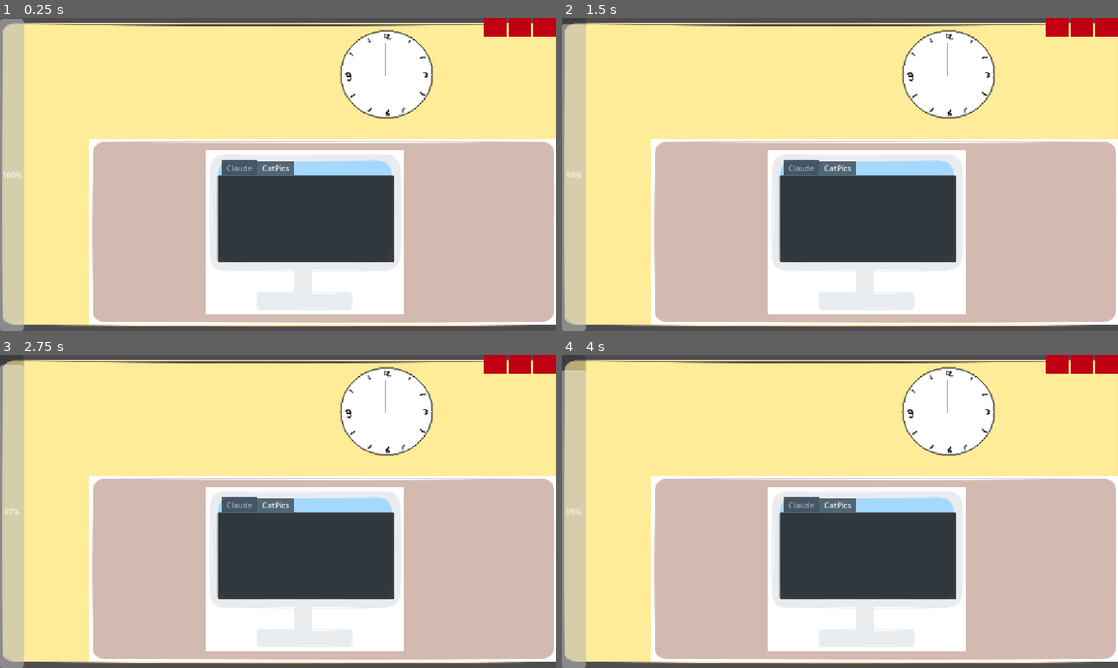
Above: before the commit, frames 1-4 (two rows, left to right).
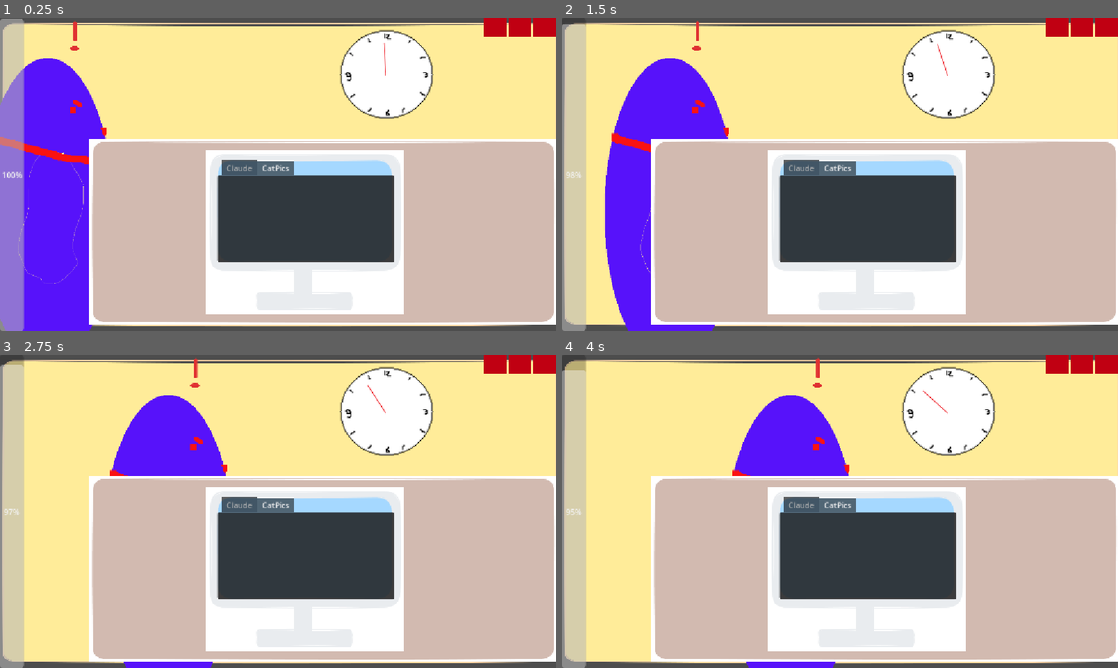
Above: after the commit, the same moments.

Repository: natleahh/gmtk-jam-2026
Game: Godot game, scene res://prototypes/ADHDHell/main.tscn
Two runs of this game, one before a commit and one after it. Both use one fixed random seed, a clock stepped at 60 frames per second and the inputs below. The project has no main scene, so this scene is started directly.
Inputs (mouse positions are in pixels of both pictures, inside the frame that each line leads up to):
- Up to frame 1 (0.25 s): no input
- Up to frame 2 (1.5 s): move the mouse to (962, 158) at 0.52 s; move the mouse to (728, 190) at 1.27 s
- Up to frame 3 (2.75 s): move the mouse to (333, 442) at 2.02 s
- Up to frame 4 (4 s): move the mouse to (812, 574) at 2.77 s; move the mouse to (1006, 558) at 3.52 s

The runs differ from the first frame. In frame 1, 14% of the frame differs, in the area x 0-70%, y 0-100%; in frame 2, 8.7%; in frame 3, 4.3%; in frame 4, 4.3%.
Error before the commit: Attempt to call function 'update_clock' in base 'null instance' on a null instance. (res://prototypes/ADHDHell/main.gd:12)
Error after the commit: Cannot call method 'start' on a null value. (res://prototypes/ADHDHell/boss.gd:43)

Commit message:
Add Initial boss logic
Co-authored-by: Lily <1368025+Lily418@users.noreply.github.com>

Diff:
--- /dev/null
+++ b/prototypes/ADHDHell/boss.gd
@@ -0,0 +1,43 @@
+extends Node2D
+
+@export_range(-1, 1, 0.1) var initial_velocity: float
+
+@export var patrol_follow: PathFollow2D
+@export var boss_patrolling_sprite: AnimatedSprite2D
+@export var patrol_timer: Timer
+
+var velocity: float
+
+func _ready() -> void:
+	velocity = initial_velocity
+	boss_patrolling_sprite.animation = "walk"
+	set_random_wait_time()
+
+	for i in 100:
+		print(randfn(5, 2.0) + 1)
+
+func _process(delta: float) -> void:
+	# Progressing Logic
+	var next_position: float = patrol_follow.progress_ratio + velocity
+	if next_position < 0 or next_position > 1:
+		velocity *= -1
+
+	patrol_follow.progress_ratio += velocity * delta
+
+	# Sprite Logic
+	boss_patrolling_sprite.flip_h = velocity > 0
+
+func _on_timer_timeout() -> void:
+	print("timer")
+	boss_patrolling_sprite.play("glare")
+	velocity = 0
+
+
+func _on_boss_patrolling_sprite_animation_finished() -> void:
+	if boss_patrolling_sprite.animation == "glare":
+		boss_patrolling_sprite.animation = "walk"
+		velocity = initial_velocity * (1 if randi_range(0, 1) == 1 else -1)
+		set_random_wait_time()
+
+func set_random_wait_time() -> void:
+	patrol_timer.start(randfn(5, 2) + 0.5)
--- /dev/null
+++ b/prototypes/ADHDHell/boss/boss.tscn
@@ -0,0 +1,58 @@
+[gd_scene format=3 uid="uid://br7aiyq58itld"]
+
+[ext_resource type="Script" uid="uid://drq8rlnurvmxq" path="res://prototypes/ADHDHell/boss.gd" id="1_6n03a"]
+[ext_resource type="Texture2D" uid="uid://0415e7pkjtc6" path="res://prototypes/ADHDHell/boss/boss-forward.png" id="2_3wusa"]
+[ext_resource type="Texture2D" uid="uid://eoesfrgmoarr" path="res://prototypes/ADHDHell/boss/boss-alert.png" id="2_oftmp"]
+[ext_resource type="Texture2D" uid="uid://bnlhvuv0qrwwa" path="res://prototypes/ADHDHell/boss/boss-side.png" id="3_oftmp"]
+
+[sub_resource type="Curve2D" id="Curve2D_w2pej"]
+_data = {
+"points": PackedVector2Array(0, 0, 0, 0, 100, 400, 0, 0, 0, 0, 1100, 400)
+}
+point_count = 2
+
+[sub_resource type="SpriteFrames" id="SpriteFrames_15pk6"]
+animations = [{
+"frames": [{
+"duration": 1.0,
+"texture": ExtResource("2_3wusa")
+}],
+"loop": 0,
+"name": &"glare",
+"speed": 1.0
+}, {
+"frames": [{
+"duration": 1.0,
+"texture": ExtResource("3_oftmp")
+}],
+"loop": 1,
+"name": &"walk",
+"speed": 5.0
+}]
+
+[node name="Boss" type="Node2D" unique_id=856368287 node_paths=PackedStringArray("patrol_follow", "boss_patrolling_sprite")]
+script = ExtResource("1_6n03a")
+initial_velocity = 0.10000000000000007
+patrol_follow = NodePath("PatrolPath/PatrolFollow")
+boss_patrolling_sprite = NodePath("PatrolPath/PatrolFollow/BossPatrollingSprite")
+
+[node name="PatrolPath" type="Path2D" parent="." unique_id=1519328243]
+curve = SubResource("Curve2D_w2pej")
+
+[node name="PatrolFollow" type="PathFollow2D" parent="PatrolPath" unique_id=945573951]
+position = Vector2(100, 400)
+
+[node name="BossPatrollingSprite" type="AnimatedSprite2D" parent="PatrolPath/PatrolFollow" unique_id=402737677]
+sprite_frames = SubResource("SpriteFrames_15pk6")
+animation = &"walk"
+
+[node name="BossAlert" type="Sprite2D" parent="PatrolPath/PatrolFollow/BossPatrollingSprite" unique_id=487997414]
+position = Vector2(29, -362)
+scale = Vector2(0.65, 0.31463414)
+texture = ExtResource("2_oftmp")
+
+[node name="PatrolTimer" type="Timer" parent="." unique_id=805256266]
+wait_time = 2.0
+
+[connection signal="animation_finished" from="PatrolPath/PatrolFollow/BossPatrollingSprite" to="." method="_on_boss_patrolling_sprite_animation_finished"]
+[connection signal="timeout" from="PatrolTimer" to="." method="_on_timer_timeout"]
--- a/prototypes/ADHDHell/main.gd
+++ b/prototypes/ADHDHell/main.gd
@@ -4,12 +4,15 @@
 
 @export var dopamine_system: Dopaminesystem
 @export var hud: HUD
+@export var clock: Sprite2D
+@export var okr_timer: Timer
+
 
 func _ready() -> void:
 	dopamine_system.level_depleted.connect(game_over)
 
 func _process(delta: float) -> void:
-	$Clock.update_clock($OKRTimer.time_left, $OKRTimer.wait_time)
+	clock.update_clock(okr_timer.time_left, okr_timer.wait_time)
 
 func game_over():
 	process_mode = Node.PROCESS_MODE_DISABLED
--- a/prototypes/ADHDHell/main.tscn
+++ b/prototypes/ADHDHell/main.tscn
@@ -9,15 +9,18 @@
 [ext_resource type="Script" uid="uid://bkvqfvaoa0che" path="res://prototypes/ADHDHell/dopamine_system.gd" id="6_tcltd"]
 [ext_resource type="Texture2D" uid="uid://bvc0yjc0f7jwu" path="res://prototypes/ADHDHell/clock-face.png" id="7_r4p8i"]
 [ext_resource type="Script" uid="uid://hpkotsmp3t1n" path="res://prototypes/ADHDHell/clock.gd" id="8_suv5x"]
+[ext_resource type="PackedScene" uid="uid://br7aiyq58itld" path="res://prototypes/ADHDHell/boss/boss.tscn" id="8_w1o0w"]
 [ext_resource type="Script" uid="uid://iluqsfef1fkv" path="res://prototypes/ADHDHell/okr_system.gd" id="9_ce8lw"]
 [ext_resource type="Texture2D" uid="uid://rjm1ps10kkaa" path="res://prototypes/ADHDHell/clock-hand.png" id="9_g7oiy"]
 [ext_resource type="Script" uid="uid://drlcgvulxr4d8" path="res://prototypes/ADHDHell/deadline_alert.gd" id="10_g7oiy"]
 [ext_resource type="AudioStream" uid="uid://dntmyhshnx0y3" path="res://deadline_sound.ogg" id="11_w1o0w"]
 
-[node name="Main" type="Node2D" unique_id=623799325 node_paths=PackedStringArray("dopamine_system", "hud")]
+[node name="Main" type="Node2D" unique_id=623799325 node_paths=PackedStringArray("dopamine_system", "hud", "clock", "okr_timer")]
 script = ExtResource("1_ndhnn")
 dopamine_system = NodePath("DopamineSystem")
 hud = NodePath("CharacterController/Camera2D/HUD")
+clock = NodePath("Wall/Clock")
+okr_timer = NodePath("OKRTimer")
 
 [node name="DopamineSystem" type="Node" parent="." unique_id=2120414318]
 script = ExtResource("6_tcltd")
@@ -50,7 +53,9 @@
 texture = ExtResource("9_g7oiy")
 
 [node name="Hallway" type="CanvasLayer" parent="." unique_id=2122120591]
-layer = 2
+layer = -2
+
+[node name="Boss" parent="Hallway" unique_id=856368287 instance=ExtResource("8_w1o0w")]
 
 [node name="WorkSpace" type="CanvasLayer" parent="." unique_id=256454366]
 layer = -1
@@ -65,7 +70,7 @@
 scale = Vector2(1, 0.99999994)
 
 [node name="CharacterController" type="Node2D" parent="." unique_id=2007909422]
-position = Vector2(578, 319)
+position = Vector2(578, 333)
 script = ExtResource("4_0vcbb")
 metadata/_edit_group_ = true
 
Not shown, added: prototypes/ADHDHell/boss.gd.uid
Binary file added: prototypes/ADHDHell/boss/boss-alert.png
Not shown, added: prototypes/ADHDHell/boss/boss-alert.png.import
